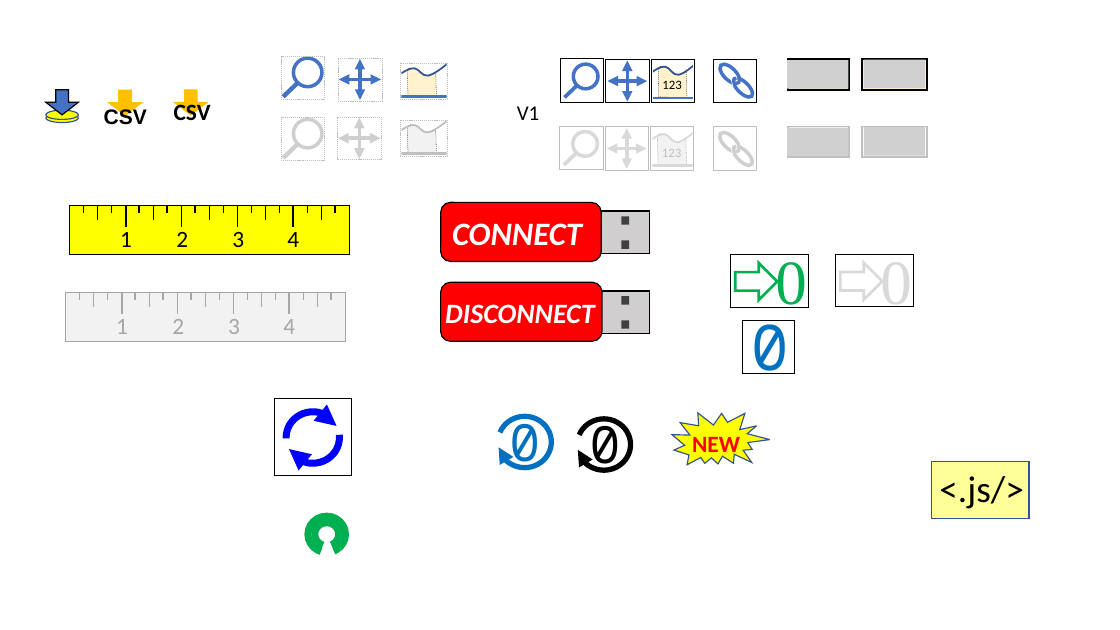
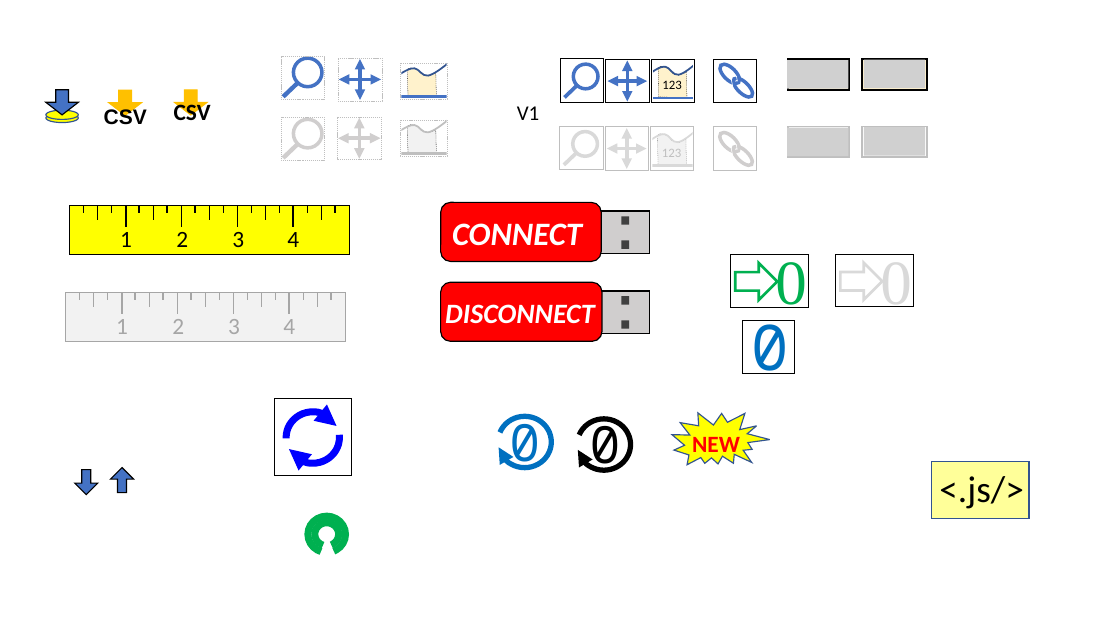
Before and after one commit to matsselen/IOLabWeb, a slide deck: slide 1 of images/IOLabWebImages.pptx. Drawn at 1120x630 pixels with LibreOffice and Linux fonts; fonts in the diff are those of the drawing; grey boxes stand for pictures. Boxes give left, top, right and bottom in pixels: in the first picture for what was removed or moved away, otherwise in the second. Text is boxed around its words. In the diff, an @@ line names an element or a change of style, - is before the commit and + after.

```diff
--- a/images/IOLabWebImages.pptx
+++ b/images/IOLabWebImages.pptx
@@ down arrow added at [75, 470, 97, 495], fill #4472C4, outline #000000 1 pt @@
@@ down arrow added at [111, 468, 134, 493], fill #4472C4, outline #000000 1 pt @@
```
Also in this commit, not shown: 6 other files.
